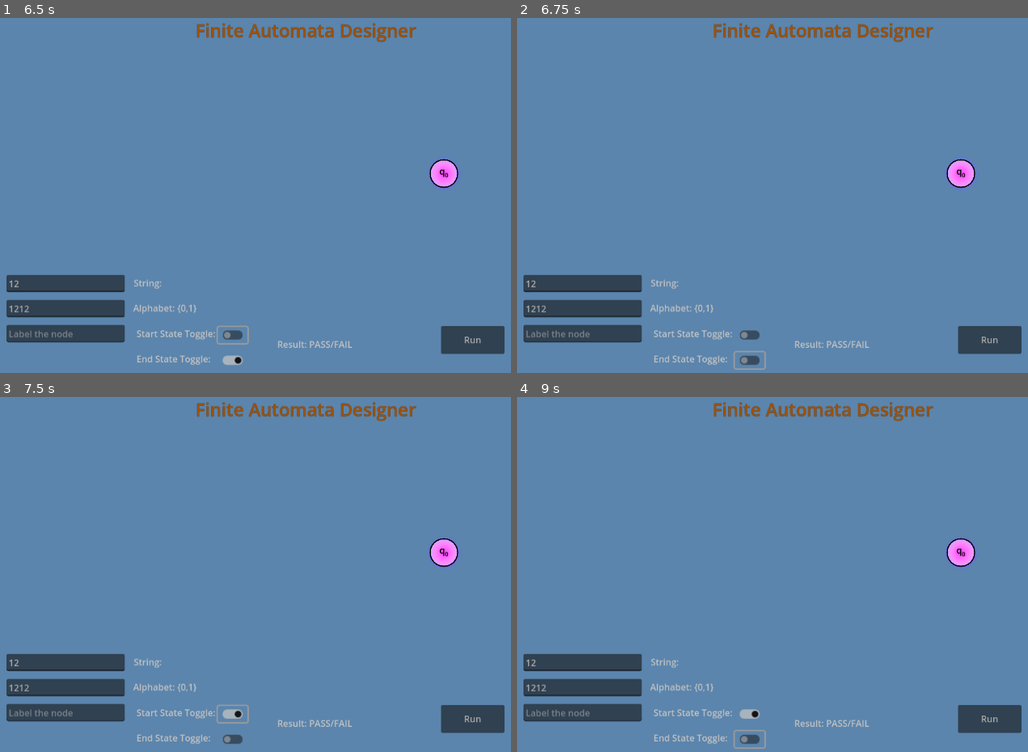
Above: before the commit, frames 1-4 (two rows, left to right).
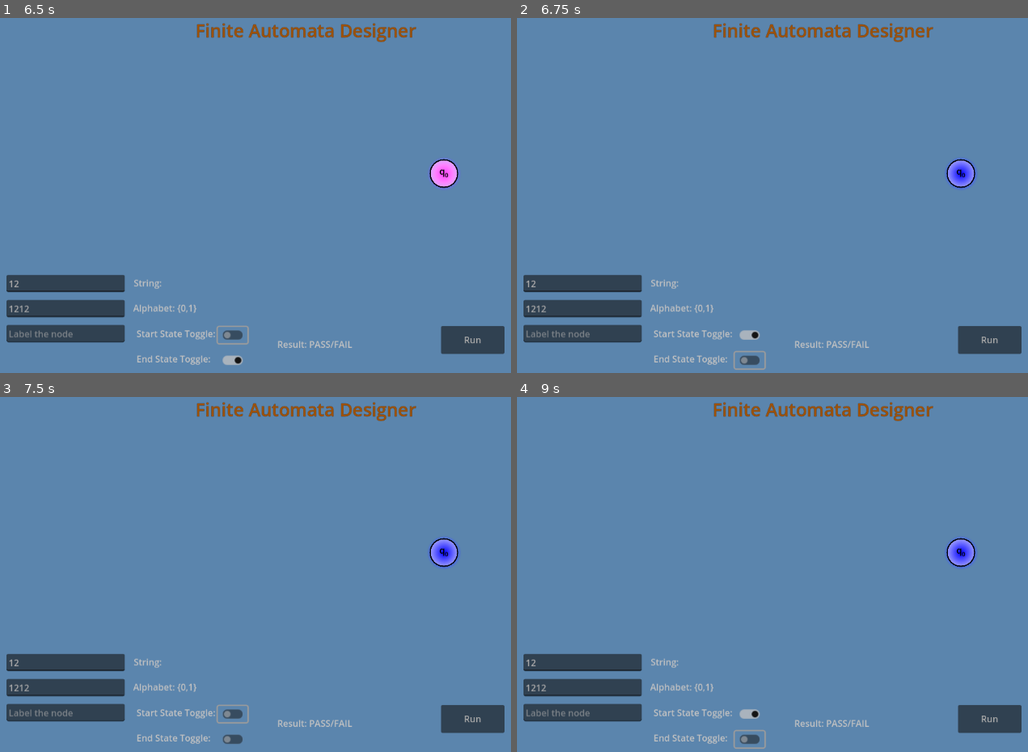
Above: after the commit, the same moments.

Repository: ParthP22/FiniteAutomataDesigner
Game: Godot game, scene res://main.tscn
Two runs of this game, one before a commit and one after it. Both use one fixed random seed, a clock stepped at 60 frames per second and the inputs below. The engine's default icon, where the game draws it, is replaced by a stand-in: a white triangle on a blue panel in a dark square.
Inputs (mouse positions are in pixels of both pictures, inside the frame that each line leads up to):
- Up to frame 1 (6.5 s): click (66, 284) at 0.52 s; type "12" at 0.6 s; click (66, 309) at 0.75 s; type "12" at 0.83 s; click (66, 333) at 0.98 s; type "12" at 1.07 s; click "Run" at 1.25 s; click "Run" at 2 s; click "Run" at 2.75 s; tap Enter at 3.5 s; move the mouse to (444, 174) at 3.52 s; hold Delete (delete_keyboard) 3.53-4.25 s; click (444, 174) at 3.67 s; click (235, 358) at 4.25 s; click (235, 333) at 5 s; click (235, 333) at 5.75 s
- Up to frame 2 (6.75 s): click (752, 358) at 6.5 s
- Up to frame 3 (7.5 s): click (235, 712) at 7.25 s
- Up to frame 4 (9 s): click (752, 737) at 8 s; tap Space at 8.75 s; drag from (961, 553) to (787, 641) at 8.77 s

Frame 1 is identical in both runs. In frame 2, 0.4% of the frame differs, in the area x 43-90%, y 40-91%; in frame 3, 0.4%; in frame 4, 0.3%.

Commit message:
fix toggles, alphabet labeled on start

Diff:
--- a/finite-automata-designer/arrow.gd
+++ b/finite-automata-designer/arrow.gd
@@ -97,7 +97,7 @@
 	arrow_head.polygon = PackedVector2Array([perp_start, adjusted_end, perp_end])
 
 	# Position label at the midpoint of the arrow, slightly above
-	label.position = perp_direction.normalized() * 15  # Offset slightly above
+	label.position = perp_direction.normalized() * offset  # Offset slightly above
 
 	# Reshape arrow shaft collision box
 	var hitbox_width = 5
--- a/finite-automata-designer/main.gd
+++ b/finite-automata-designer/main.gd
@@ -22,13 +22,19 @@
 @onready var _state_text_field: LineEdit = $StateTextField/LineEdit
 @onready var _arrow_text_field: LineEdit = $ArrowTextField/LineEdit
 # Toggles
-@onready var _is_start_state: RigidBody2D = $StartStateToggle
-@onready var _is_end_state: RigidBody2D = $EndStateToggle
-
+@onready var _is_start_state_toggle: RigidBody2D = $StartStateToggle
+@onready var _is_end_state_toggle: RigidBody2D = $EndStateToggle
 
 
 # Called when the node enters the scene tree for the first time.
 func _ready():
+	# Simple labeling of the alphabet label on start up
+	var result = "{"
+	for letter in _alphabet:
+		result += letter + ","
+	result = result.substr(0, result.length()-1)
+	result += "}"
+	_alphabet_label.text = "Alphabet: " + result
 	pass
 
 # Called every frame. 'delta' is the elapsed time since the previous frame.
@@ -40,19 +46,19 @@
 # Called anytime an 'event' occurs i.e. mouse move, clicks
 func _input(event):
 	# Setting state and arrow fields to be visible
-	if _selected_node and !_selected_arrow:
+	if _selected_node and !_selected_arrow and is_instance_valid(_selected_node):
 		_state_text_field.visible = true
 		_arrow_text_field.visible = false
 
 		#set the state of the check buttons before showing them
-		#_is_start_state.get_child(0).button_pressed  = _selected_node.get_start_state()
-		#_is_end_state.get_child(0).button_pressed  = _selected_node.get_end_state()
-		_is_start_state.visible = true
-		_is_end_state.visible = true
+		_is_start_state_toggle.get_child(0).button_pressed  = _selected_node.get_start_state()
+		_is_end_state_toggle.get_child(0).button_pressed  = _selected_node.get_end_state()
+		_is_start_state_toggle.visible = true
+		_is_end_state_toggle.visible = true
 	else:
 		_state_text_field.visible = false
-		_is_start_state.visible = false
-		_is_end_state.visible = false
+		_is_start_state_toggle.visible = false
+		_is_end_state_toggle.visible = false
 
 	if _selected_arrow and !_selected_node:
 		_arrow_text_field.visible = true
@@ -232,9 +238,13 @@
 	for x in range(incoming_count):
 		for key in incoming_arrows_dict:
 			_delete_arrow(incoming_arrows_dict[key])
-
-	_selected_node.queue_free()
-	_selected_arrow = null
+	# After deleting all associated arrows to the node, then remove the state from the queue and array
+	var _selected_state_idx = _all_nodes.find(_selected_node)
+	if _selected_state_idx > -1:
+		_all_nodes.remove_at(_selected_state_idx)
+		_selected_node.queue_free()
+		_selected_arrow = null
+
 
 func delete_arrow():
 	if _selected_arrow:
@@ -294,13 +304,23 @@
 			print("failed")
 		_arrow_text_field.text = ""
 
+# Called everytime the start state toggle is clicked (trigger)
 func _on_start_state_button_toggled(toggled_on):
-	if _selected_node:
-		if start_state:
-			print("There already exists a start state!")
+	if _selected_node and is_instance_valid(_selected_node):
+		# Get number of start states
+		var start_state_count = 0
+		for state in _all_nodes:
+			if state.get_start_state():
+				start_state_count += 1
+		# If there is already a start state, reset it and make the current selected node the start state
+		if start_state_count == 1:
+			if start_state != _selected_node and toggled_on:
+				start_state.set_start_state(false)
+				start_state = _selected_node
+				start_state.set_start_state(toggled_on)
 		else:
-			_selected_node.set_start_state(toggled_on)
 			start_state = _selected_node
+			start_state.set_start_state(toggled_on)
 
 #func _on_start_state_button_toggled_off(toggled_off):
 	#if _selected_node:
@@ -311,12 +331,9 @@
 			#print("There is no start state!")
 
 func _on_end_state_button_toggled(toggled_on):
-	if _selected_node:
-		if end_state:
-			print("There already exists an end state!")
-		else:
-			_selected_node.set_end_state(toggled_on)
-			end_state = _selected_node
+	if _selected_node and is_instance_valid(_selected_node):
+		_selected_node.set_end_state(toggled_on)
+		end_state = _selected_node
 
 func _on_input_text_submitted(new_text):
 	_input_string = new_text
